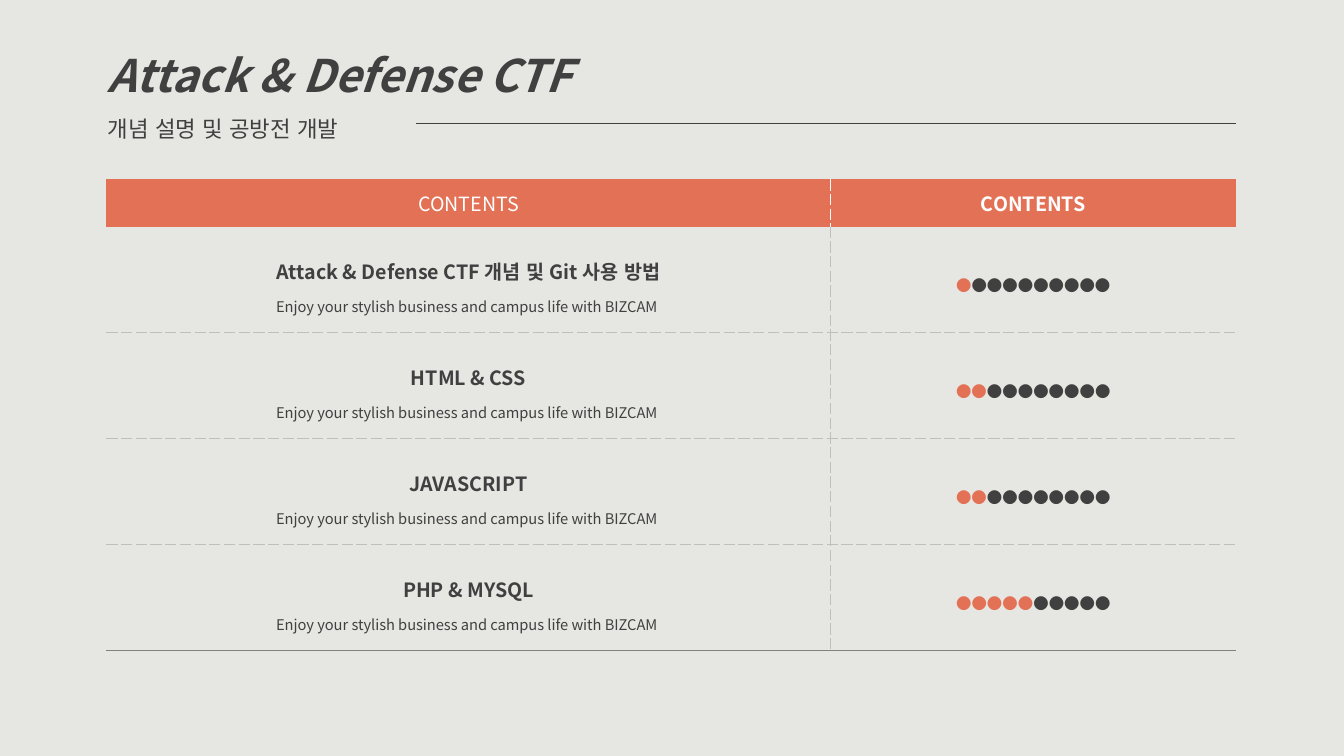
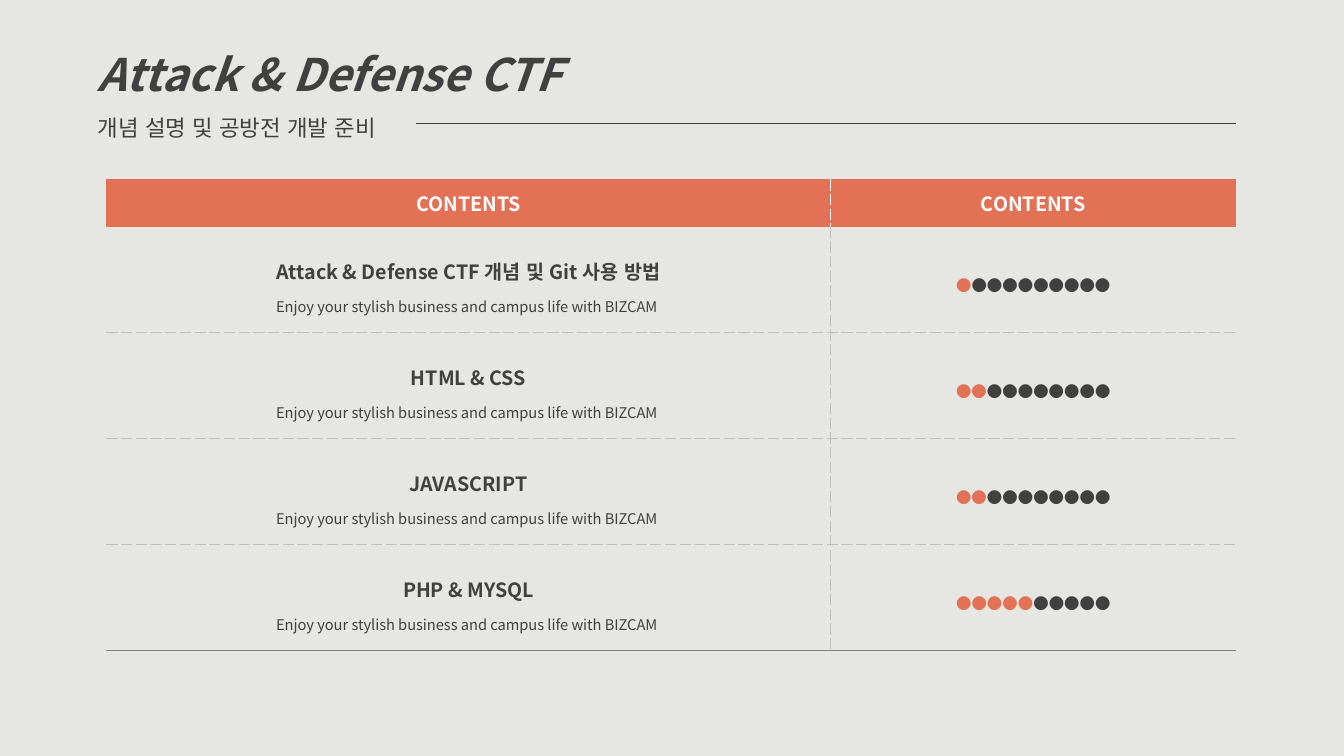
Before and after one commit to raxkson/kisec, a slide deck: slide 2 of Doc/Attack&Defense CTF-dev.pptx. Drawn at 1344x756 pixels with LibreOffice and Linux fonts; fonts in the diff are those of the drawing. Boxes give left, top, right and bottom in pixels: in the first picture for what was removed or moved away, otherwise in the second. Text is boxed around its words. In the diff, an @@ line names an element or a change of style, - is before the commit and + after.

Commit message:
Update dev ppt

```diff
--- a/Doc/Attack&Defense CTF-dev.pptx
+++ b/Doc/Attack&Defense CTF-dev.pptx
@@ text "Attack & Defense CTF": place and size @@
-text "Attack & Defense CTF" at bbox=[108, 55, 572, 139]
+text "Attack & Defense CTF" at bbox=[98, 54, 562, 138]
@@ text at bbox=[98, 117, 375, 138]: text changed @@
-개념 설명 및 공방전 개발
+개념 설명 및 공방전 개발 준비
@@ table at bbox=[107, 179, 1237, 650] @@
@@ bold on in "CONTENTS" @@
```
Also in this commit, not shown: 5 other slides changed, 56 slides added, 1 slide removed.
